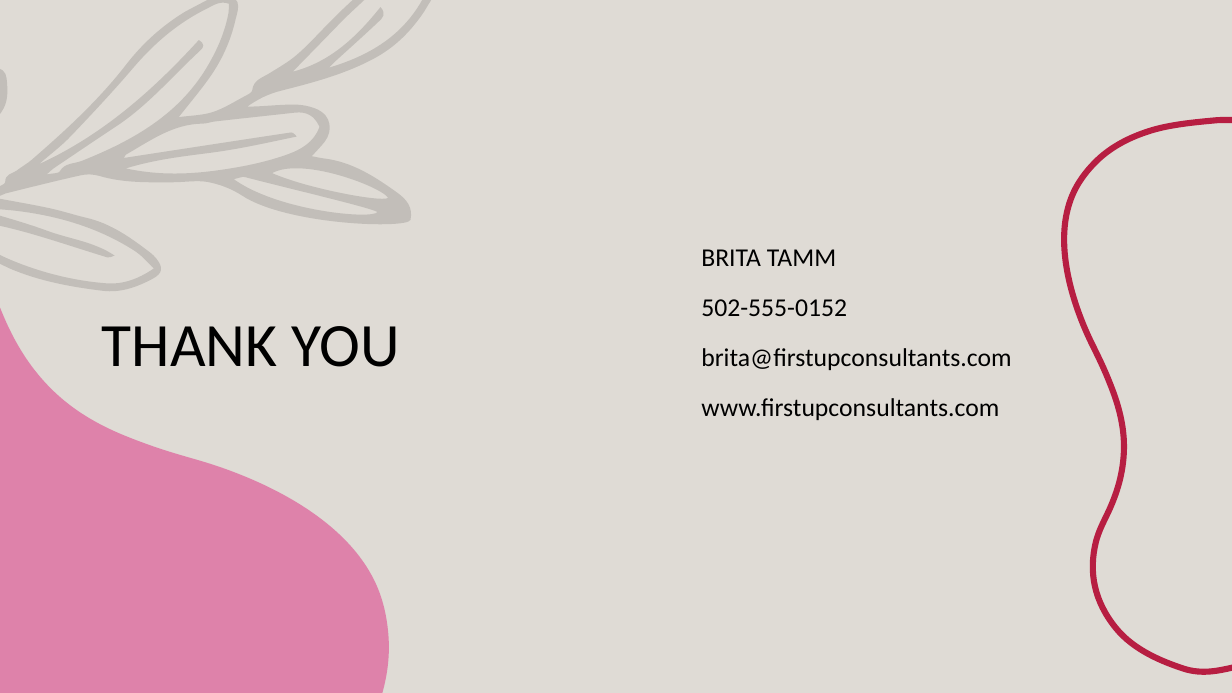
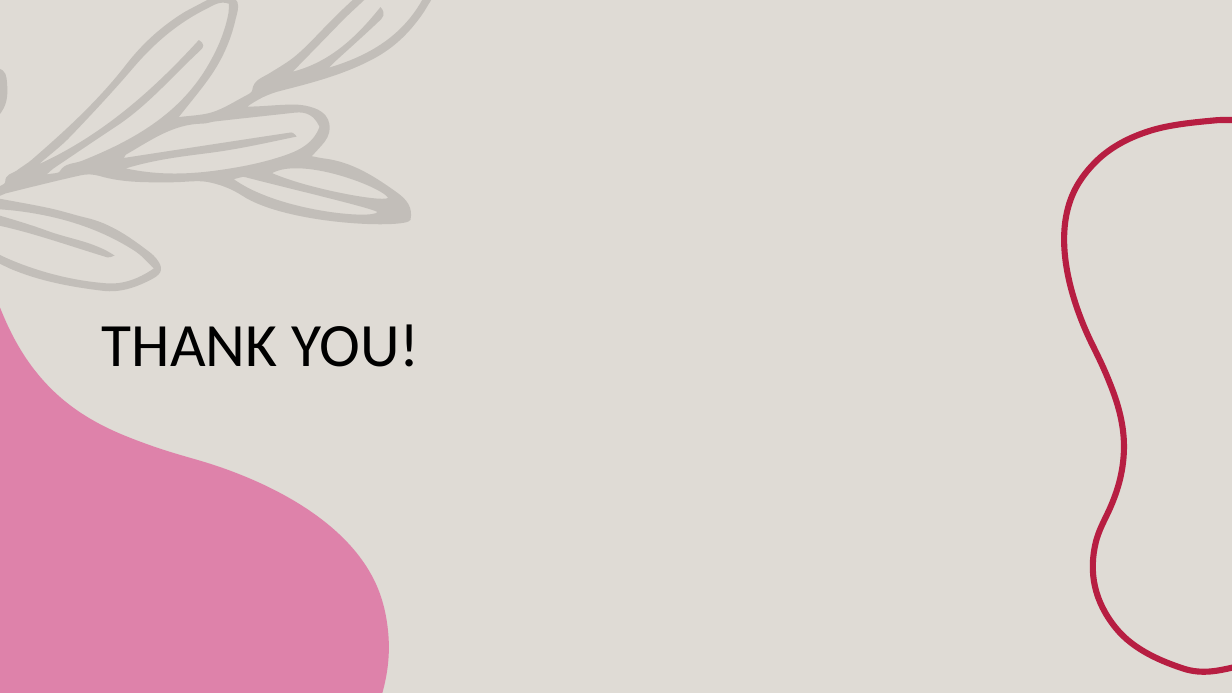
Before and after one commit to seli-hom/Unix-Final, a slide deck: slide 20 of Unix Presentation.pptx (slide 13 before the commit). Drawn at 1232x693 pixels with LibreOffice and Linux fonts; fonts in the diff are those of the drawing. Boxes give left, top, right and bottom in pixels: in the first picture for what was removed or moved away, otherwise in the second. Text is boxed around its words. In the diff, an @@ line names an element or a change of style, - is before the commit and + after.

```diff
--- a/Unix Presentation.pptx
+++ b/Unix Presentation.pptx
@@ text removed at bbox=[701, 249, 1011, 420] @@
-BRITA TAMM
-502-555-0152
-  brita@firstupconsultants.com
-  www.firstupconsultants.com
@@ title at bbox=[102, 324, 419, 367]: text changed @@
-THANK YOU
+THANK YOU!
```
Also in this commit, not shown: 2 other slides changed, 12 slides added, 5 slides removed.
